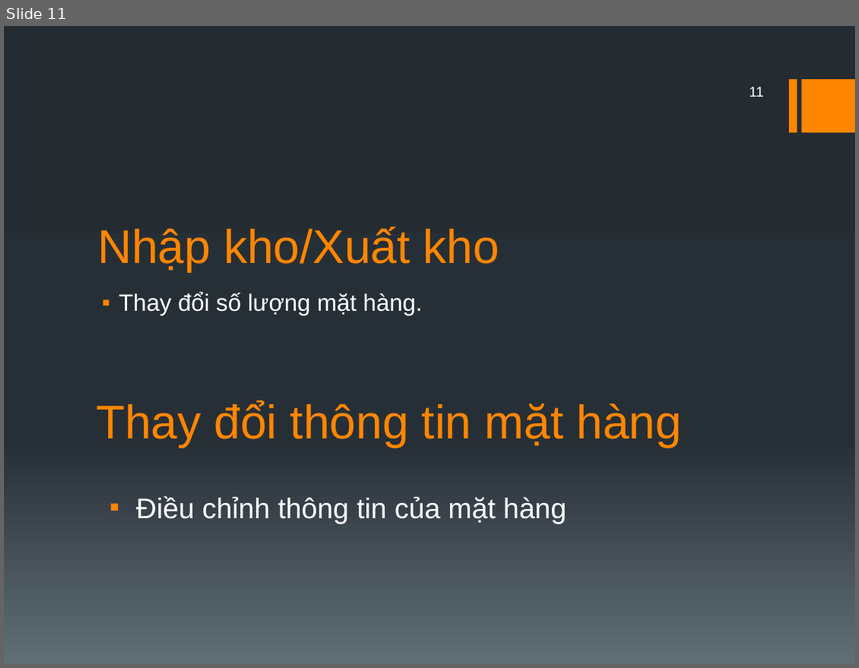
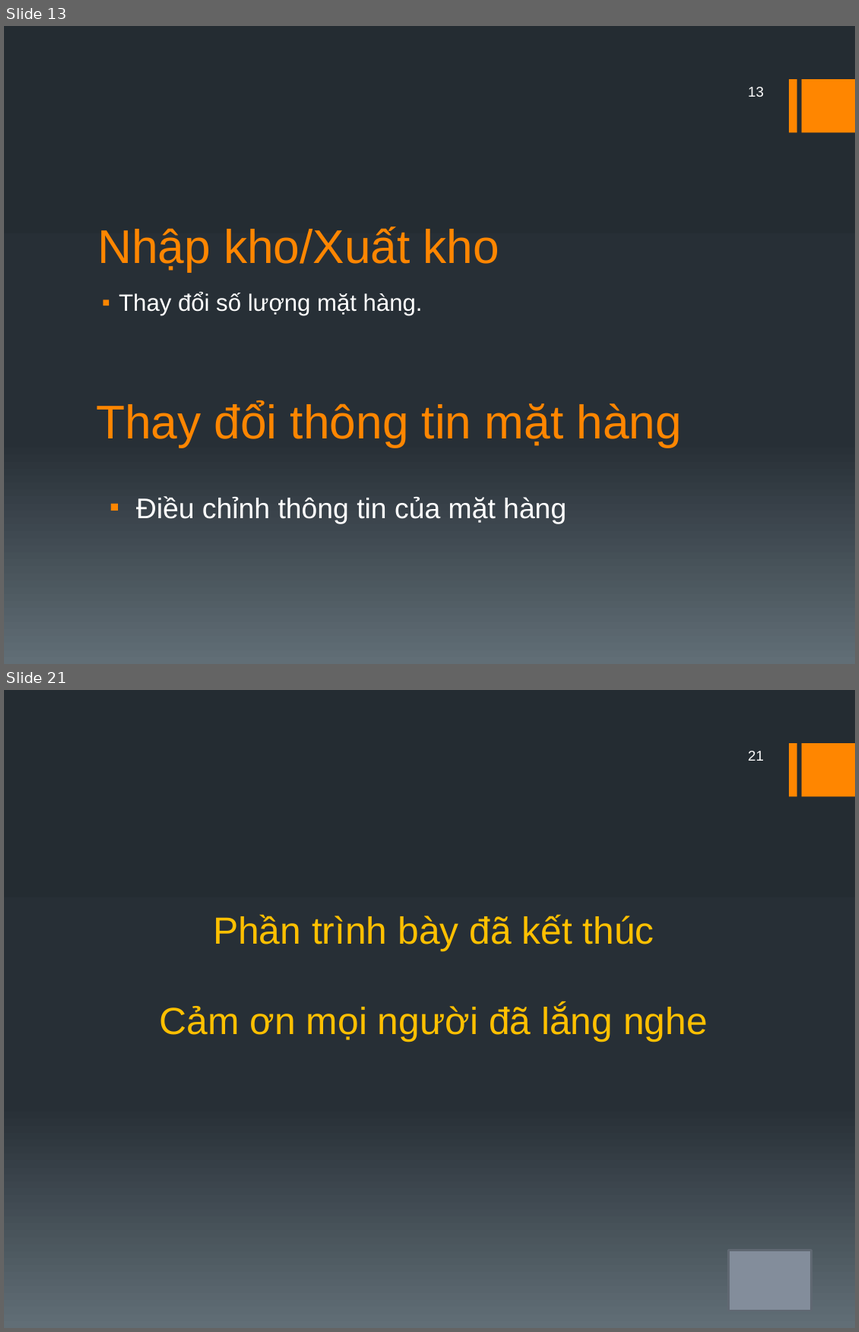
Before and after one commit to Hachiko001/CuaHang-NhaKho, a slide deck: Báo cáo/Báo cáo.pptx. Shown one above the other, each under a label of ours: slide 11 before the commit, slides 13 and 21 after it; the slides between them are not shown. The pictures are 859x668 and 859x1332 pixels, drawn with LibreOffice and Linux fonts; fonts in the diff are those of the drawing. Boxes give left, top, right and bottom in pixels: in the first picture for what was removed or moved away, otherwise in the second. Text is boxed around its words. In the diff, an @@ line names an element or a change of style, - is before the commit and + after.

Commit message:
Final update before presentation
Đã hoàn thành tất cả các chức năng trừ phần tên đăng nhập và chức danh
của nhân viên (cái này đang làm dở). Phần báo cáo tương đối đơn giản,
hạn chế màu mè. Không biết có ai đọc cái này k nữa...

```diff
--- a/Báo cáo/Báo cáo.pptx
+++ b/Báo cáo/Báo cáo.pptx
@@ slide 21 added at [4,690,855,1328], background gradient #242C33 to #273037 to #636D76; not listed: 2 template elements that a slide beside it also shows @@
@@ page number added at [748,751,764,761], 12 pt, text #FFFFFF @@
+21
@@ text added at [160,914,708,1043], 32 pt, text #FFC000 @@
+Phần trình bày đã kết thúc
+Cảm ơn mọi người đã lắng nghe
@@ rectangle added at [728,1250,811,1310], fill #838D9B, outline #616873 1.5 pt @@
@@ what was slide 11 is now slide 13 @@
@@ page number at [748,87,764,97]: text changed @@
-11
+13
```
Also in this commit, not shown: 6 slides changed, 7 other slides added, 3 slides removed, 17 other files.
